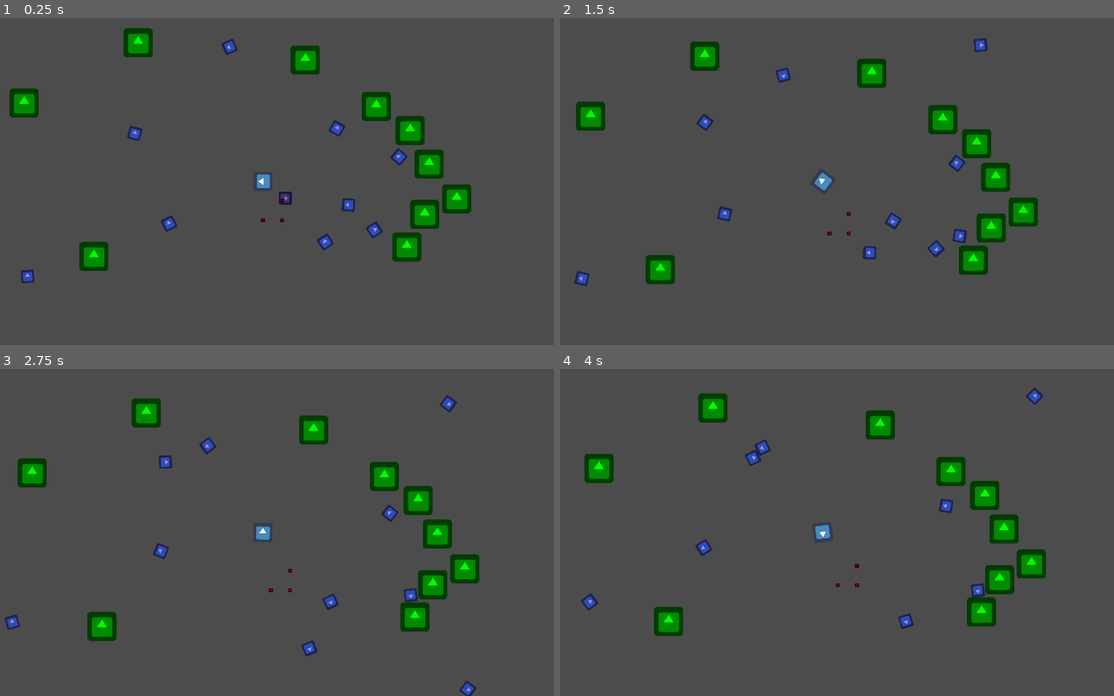
Above: before the commit, frames 1-4 (two rows, left to right).
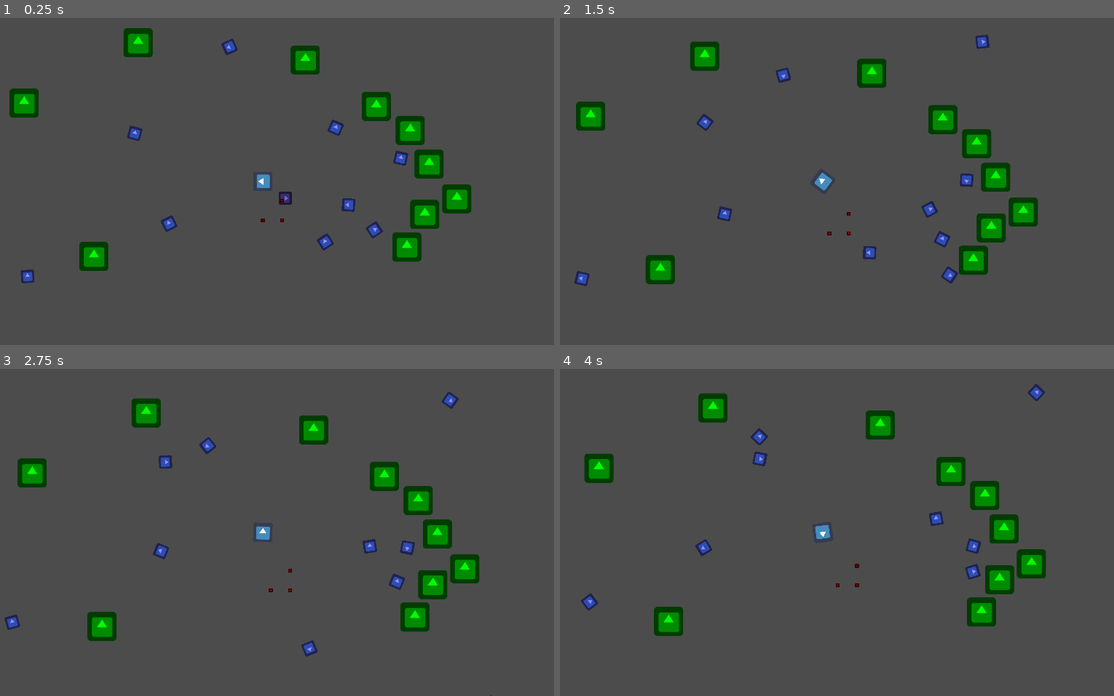
Above: after the commit, the same moments.

Repository: ebrahimebrahim/hungry_and_slow
Game: Godot game, scene res://Main.tscn
The game is run twice, just before and just after one commit, with the same random seed, the same clock (stepped at 60 frames per second) and the same inputs. The engine's default icon, where the game draws it, is replaced by a stand-in: a white triangle on a blue panel in a dark square.
Inputs (mouse positions are in pixels of both pictures, inside the frame that each line leads up to):
- Up to frame 1 (0.25 s): no input
- Up to frame 2 (1.5 s): move the mouse to (953, 165) at 0.52 s; click (953, 165) at 0.67 s; move the mouse to (704, 197) at 1.27 s; click (704, 197) at 1.42 s
- Up to frame 3 (2.75 s): move the mouse to (321, 460) at 2.02 s; click (321, 460) at 2.17 s
- Up to frame 4 (4 s): move the mouse to (792, 597) at 2.77 s; click (792, 597) at 2.92 s; move the mouse to (997, 581) at 3.52 s; click (997, 581) at 3.67 s

The runs differ from the first frame. In frame 1, 0.1% of the frame differs, in the area x 59-74%, y 31-46%; in frame 2, 0.8%; in frame 3, 0.7%; in frame 4, 1.0%, in the area x 33-88%, y 4-80%.

Commit message:
setup raytracing obstacle avoidance for idle prey

Diff:
--- a/hungry_and_slow/Prey.gd
+++ b/hungry_and_slow/Prey.gd
@@ -34,21 +34,22 @@
 		elif state.IS(PreyStates.idle_motion):
 			step_path(max_speed/5 * delta, delta)
 			if not path: state = PreyStates.idle_stopped
+			elif triple_raycast(space_state, 0, 100):
+				set_destination(self.position + 100*randf()*self.direction_vec.rotated((0.5-randf())*2*PI))
 	elif state.IS(PreyStates.running_away):
-		set_steering_as_needed(space_state)
+		set_steering_as_needed(space_state,400)
 		steer_or_rotate_towards(position - things_running_away_from[0].position,delta)
 		step_move_ahead(max_speed)
 	elif state.IS(PreyStates.seeking_safety):
-		set_steering_as_needed(space_state)
+		set_steering_as_needed(space_state,200)
 		steer_or_rotate_towards(position - last_known_danger_pos,delta)
 		step_move_ahead(max_speed)
 
 
 # Should only be called in _physics_process
-func set_steering_as_needed(space_state) -> void:
+func set_steering_as_needed(space_state, r:float) -> void:
 
 	# "viewcone" r and Delta_theta (the cone angle is actually 2*Delta_theta)
-	var r : float = 400 # TODO determine this ray size in some better way
 	var Delta_theta : float = PI/4
 
 	var result = space_state.intersect_ray(position,position+r*direction_vec,[self])
